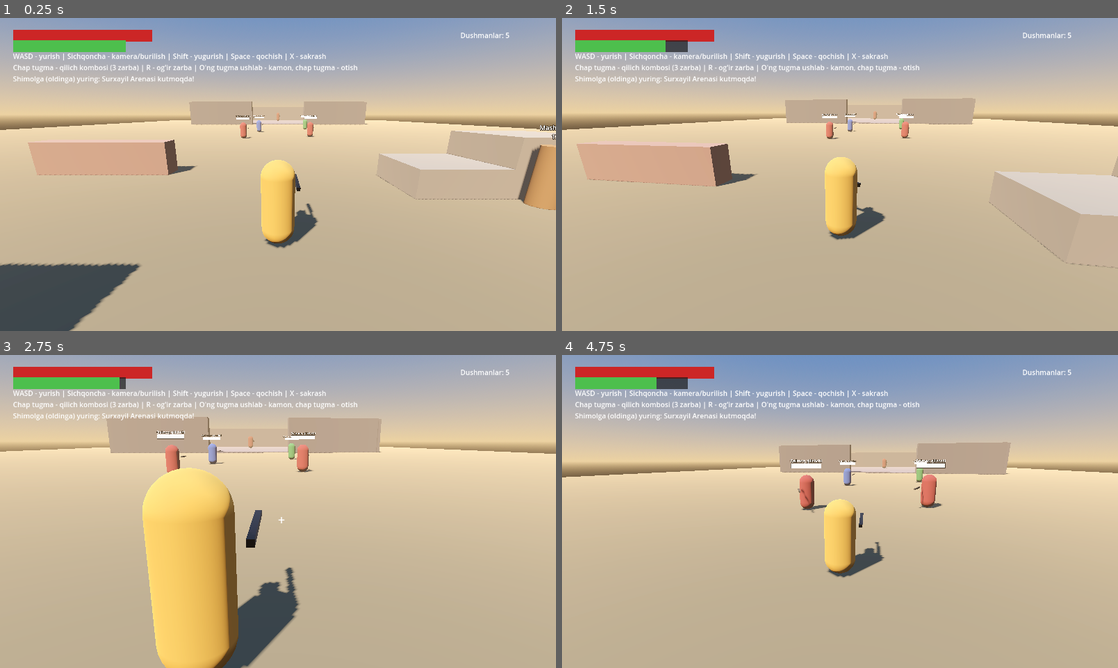
Above: before the commit, frames 1-4 (two rows, left to right).
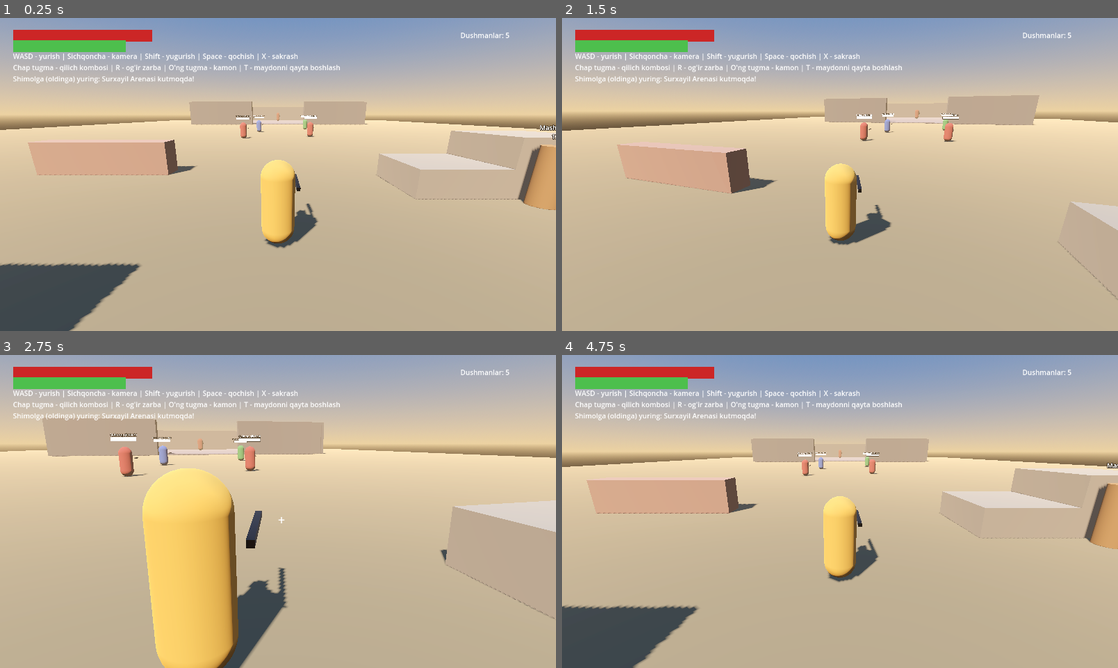
Above: after the commit, the same moments.

Repository: sardorergashev09uzb-commits/yangi
Game: Godot game, scene res://scenes/main.tscn
Same seed, same stepped clock (60 frames per second), same inputs: the game is played once before the commit and once after it.
Inputs (mouse positions are in pixels of both pictures, inside the frame that each line leads up to):
- Up to frame 1 (0.25 s): no input
- Up to frame 2 (1.5 s): tap Enter at 0.5, 0.8, 1.35 s; move the mouse to (867, 174) at 0.52 s; hold W (move_forward) from 0.53 s (still down); tap T at 0.6 s; click (867, 174) at 0.67 s; tap X (jump) at 0.77 s; move the mouse to (812, 174) at 1.27 s; click (812, 174) at 1.42 s
- Up to frame 3 (2.75 s): keep holding W (move_forward); tap X (jump) at 1.52 s; tap T at 1.55 s; move the mouse to (289, 505) at 2.02 s; hold Right mouse button (aim) from 2.03 s (still down); click (289, 505) at 2.17 s; tap Enter at 2.3 s
- Up to frame 4 (4.75 s): keep holding W (move_forward); move the mouse to (834, 517) at 2.77 s; release Right mouse button (aim) at 2.78 s; tap R (attack_heavy) at 2.85 s; click (834, 517) at 2.92 s; tap X (jump) at 3.02, 3.77, 4.52 s; tap T at 3.05, 4.55 s; move the mouse to (878, 514) at 3.52 s; click (878, 514) at 3.6 s; tap Enter at 3.8 s; move the mouse to (795, 508) at 4.27 s; tap Space (dodge) at 4.35 s; click (795, 508) at 4.42 s

The runs differ from the first frame. In frame 1, 0.7% of the frame differs, in the area x 19-65%, y 11-18%; in frame 2, 7.9%; in frame 3, 9.1%; in frame 4, 19%, in the area x 0-100%, y 7-100%.

Commit message:
Tiklanish va Qayta boshlash tizimi: O'lim va G'alaba ekranlari (Space/R/Enter/Click), T tezkor qayta boshlash tugmasi, kamera joylashuvi to'liq tuzatildi

Diff:
--- a/scripts/player/player.gd
+++ b/scripts/player/player.gd
@@ -378,7 +378,11 @@
 	await get_tree().create_timer(1.8, true, false, true).timeout
 	global_position = _spawn
 	velocity = Vector3.ZERO
-	model.rotation.x = 0.0
+	model.rotation = Vector3.ZERO
+	if rig:
+		rig.global_position = _spawn + Vector3.UP * rig.height
+		rig.yaw = 0.0
+		rig.pitch = deg_to_rad(-15.0)
 	health = max_health
 	stamina = max_stamina
 	_hit_invuln = 1.0
--- a/scripts/ui/hud.gd
+++ b/scripts/ui/hud.gd
@@ -1,11 +1,10 @@
 extends CanvasLayer
-## HUD: salomatlik, kuch, kamon zaryadi, dushmanlar soni va Epik Boss salomatlik paneli.
+## HUD: salomatlik, kuch, kamon zaryadi, dushmanlar soni, Boss paneli va qayta boshlash menyusi.
 
 var _health_bar: ProgressBar
 var _stamina_bar: ProgressBar
 var _charge_bar: ProgressBar
 var _crosshair: Label
-var _death_label: Label
 var _enemy_label: Label
 var _player: Player
 
@@ -14,7 +13,10 @@
 var _boss_name_label: Label
 var _boss_bar: ProgressBar
 var _boss_phase_label: Label
-var _boss_victory_label: Label
+
+# O'lim va G'alaba ekranlari
+var _death_panel: Panel
+var _victory_panel: Panel
 
 
 func _ready() -> void:
@@ -38,36 +40,124 @@
 	_charge_bar.position += Vector2(-60, 30)
 	_charge_bar.visible = false
 
-	_death_label = Label.new()
-	_death_label.text = "ALPAMISH YIQILDI\nQayta tiklanmoqda..."
-	_death_label.horizontal_alignment = HORIZONTAL_ALIGNMENT_CENTER
-	_death_label.vertical_alignment = VERTICAL_ALIGNMENT_CENTER
-	_death_label.add_theme_font_size_override("font_size", 44)
-	_death_label.add_theme_color_override("font_color", Color(1.0, 0.2, 0.2))
-	_death_label.set_anchors_preset(Control.PRESET_FULL_RECT)
-	_death_label.visible = false
-	add_child(_death_label)
-
-	_boss_victory_label = Label.new()
-	_boss_victory_label.text = "SURXAYIL ALP MAG'LUB ETILDI!"
-	_boss_victory_label.add_theme_font_size_override("font_size", 42)
-	_boss_victory_label.add_theme_color_override("font_color", Color(1.0, 0.85, 0.3))
-	_boss_victory_label.set_anchors_preset(Control.PRESET_CENTER)
-	_boss_victory_label.position += Vector2(-300, -100)
-	_boss_victory_label.visible = false
-	add_child(_boss_victory_label)
-
 	_setup_boss_ui()
+	_setup_game_over_ui()
+	_setup_victory_ui()
 
 	var help := Label.new()
 	help.position = Vector2(30, 76)
-	help.text = "WASD - yurish | Sichqoncha - kamera/burilish | Shift - yugurish | Space - qochish | X - sakrash\n" \
-			+ "Chap tugma - qilich kombosi (3 zarba) | R - og'ir zarba | O'ng tugma ushlab - kamon, chap tugma - otish\n" \
+	help.text = "WASD - yurish | Sichqoncha - kamera | Shift - yugurish | Space - qochish | X - sakrash\n" \
+			+ "Chap tugma - qilich kombosi | R - og'ir zarba | O'ng tugma - kamon | T - maydonni qayta boshlash\n" \
 			+ "Shimolga (oldinga) yuring: Surxayil Arenasi kutmoqda!"
 	add_child(help)
 
 	_connect_player.call_deferred()
 	_connect_boss.call_deferred()
+
+
+func _setup_game_over_ui() -> void:
+	_death_panel = Panel.new()
+	_death_panel.set_anchors_preset(Control.PRESET_FULL_RECT)
+	var style := StyleBoxFlat.new()
+	style.bg_color = Color(0.08, 0.02, 0.02, 0.88)
+	_death_panel.add_theme_stylebox_override("panel", style)
+	_death_panel.visible = false
+	add_child(_death_panel)
+
+	var vbox := VBoxContainer.new()
+	vbox.set_anchors_preset(Control.PRESET_CENTER)
+	vbox.offset_left = -260
+	vbox.offset_right = 260
+	vbox.offset_top = -120
+	vbox.offset_bottom = 120
+	vbox.alignment = BoxContainer.ALIGNMENT_CENTER
+	_death_panel.add_child(vbox)
+
+	var title := Label.new()
+	title.text = "ALPAMISH YIQILDI"
+	title.horizontal_alignment = HORIZONTAL_ALIGNMENT_CENTER
+	title.add_theme_font_size_override("font_size", 54)
+	title.add_theme_color_override("font_color", Color(0.95, 0.15, 0.15))
+	vbox.add_child(title)
+
+	var sub := Label.new()
+	sub.text = "Qayta boshlash uchun [ SPACE ] yoki [ R ] bosing"
+	sub.horizontal_alignment = HORIZONTAL_ALIGNMENT_CENTER
+	sub.add_theme_font_size_override("font_size", 22)
+	sub.add_theme_color_override("font_color", Color(0.85, 0.8, 0.75))
+	vbox.add_child(sub)
+
+	var space := Control.new()
+	space.custom_minimum_size = Vector2(0, 16)
+	vbox.add_child(space)
+
+	var btn := Button.new()
+	btn.text = "Qayta boshlash (Restart)"
+	btn.custom_minimum_size = Vector2(260, 48)
+	btn.size_flags_horizontal = Control.SIZE_SHRINK_CENTER
+	btn.pressed.connect(_restart_scene)
+	vbox.add_child(btn)
+
+
+func _setup_victory_ui() -> void:
+	_victory_panel = Panel.new()
+	_victory_panel.set_anchors_preset(Control.PRESET_FULL_RECT)
+	var style := StyleBoxFlat.new()
+	style.bg_color = Color(0.02, 0.06, 0.03, 0.88)
+	_victory_panel.add_theme_stylebox_override("panel", style)
+	_victory_panel.visible = false
+	add_child(_victory_panel)
+
+	var vbox := VBoxContainer.new()
+	vbox.set_anchors_preset(Control.PRESET_CENTER)
+	vbox.offset_left = -300
+	vbox.offset_right = 300
+	vbox.offset_top = -130
+	vbox.offset_bottom = 130
+	vbox.alignment = BoxContainer.ALIGNMENT_CENTER
+	_victory_panel.add_child(vbox)
+
+	var title := Label.new()
+	title.text = "SURXAYIL ALP MAG'LUB ETILDI!"
+	title.horizontal_alignment = HORIZONTAL_ALIGNMENT_CENTER
+	title.add_theme_font_size_override("font_size", 48)
+	title.add_theme_color_override("font_color", Color(1.0, 0.85, 0.2))
+	vbox.add_child(title)
+
+	var sub := Label.new()
+	sub.text = "Qalmoq botiri tiz cho'kdi. Qo'ng'irot sari yo'l ochildi!\n[ SPACE ] yoki [ R ] – Boss bilan qayta jang qilish"
+	sub.horizontal_alignment = HORIZONTAL_ALIGNMENT_CENTER
+	sub.add_theme_font_size_override("font_size", 20)
+	sub.add_theme_color_override("font_color", Color(0.9, 0.9, 0.85))
+	vbox.add_child(sub)
+
+	var space := Control.new()
+	space.custom_minimum_size = Vector2(0, 16)
+	vbox.add_child(space)
+
+	var btn := Button.new()
+	btn.text = "Boss bilan qayta jang qilish"
+	btn.custom_minimum_size = Vector2(280, 48)
+	btn.size_flags_horizontal = Control.SIZE_SHRINK_CENTER
+	btn.pressed.connect(_restart_scene)
+	vbox.add_child(btn)
+
+
+func _unhandled_input(event: InputEvent) -> void:
+	if event is InputEventKey and event.pressed and not event.echo:
+		if event.keycode == KEY_T:
+			_restart_scene()
+			return
+		if _death_panel.visible or _victory_panel.visible:
+			if event.keycode == KEY_SPACE or event.keycode == KEY_R or event.keycode == KEY_ENTER:
+				_restart_scene()
+
+
+func _restart_scene() -> void:
+	FX.reset()
+	Engine.time_scale = 1.0
+	Input.mouse_mode = Input.MOUSE_MODE_CAPTURED
+	get_tree().reload_current_scene()
 
 
 func _setup_boss_ui() -> void:
@@ -139,10 +229,12 @@
 		_health_bar.max_value = m
 		_health_bar.value = c)
 	_player.died.connect(func() -> void:
-		_death_label.visible = true
-		_boss_container.visible = false)
+		_death_panel.visible = true
+		_boss_container.visible = false
+		Input.mouse_mode = Input.MOUSE_MODE_VISIBLE)
 	_player.respawned.connect(func() -> void:
-		_death_label.visible = false)
+		_death_panel.visible = false
+		Input.mouse_mode = Input.MOUSE_MODE_CAPTURED)
 
 
 func _connect_boss() -> void:
@@ -180,13 +272,8 @@
 
 func _on_boss_defeated() -> void:
 	_boss_container.visible = false
-	_boss_victory_label.visible = true
-	await get_tree().create_timer(4.5).timeout
-	var t := create_tween()
-	t.tween_property(_boss_victory_label, "modulate:a", 0.0, 1.0)
-	t.tween_callback(func() -> void:
-		_boss_victory_label.visible = false
-		_boss_victory_label.modulate.a = 1.0)
+	_victory_panel.visible = true
+	Input.mouse_mode = Input.MOUSE_MODE_VISIBLE
 
 
 func _process(_delta: float) -> void:
